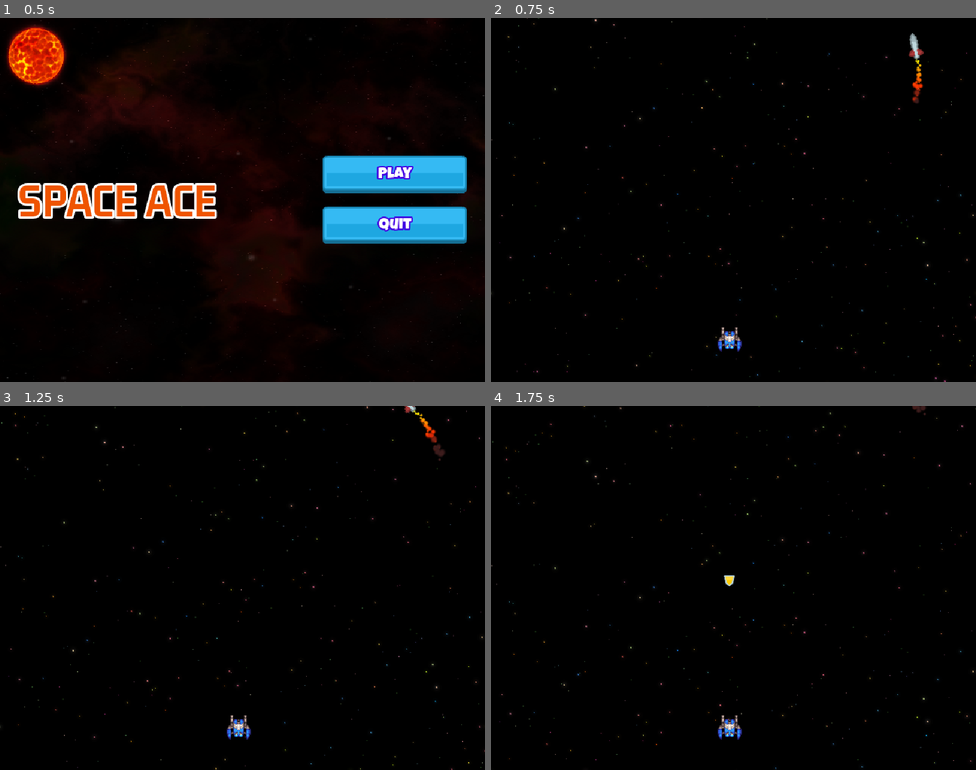
Above: before the commit, frames 1-4 (two rows, left to right).
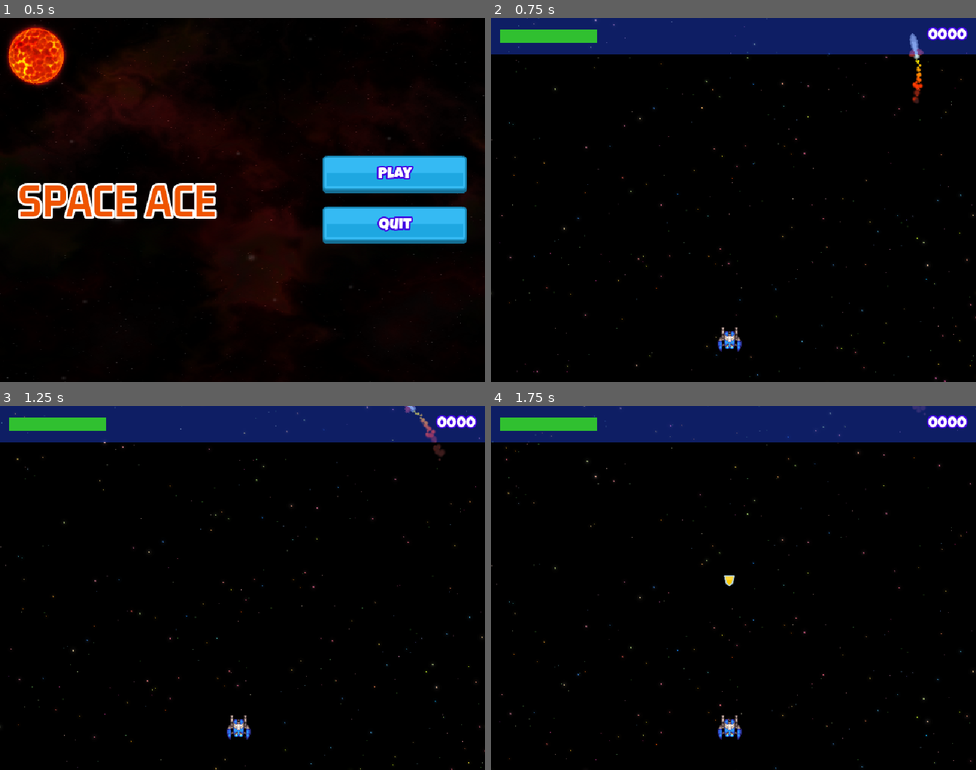
Above: after the commit, the same moments.

Repository: Mathorga/godot_training
Game: Godot game, scene res://Scenes/Main/Main.tscn
The game is run twice, just before and just after one commit, with the same random seed, the same clock (stepped at 60 frames per second) and the same inputs.
Inputs:
- Up to frame 1 (0.5 s): no input
- Up to frame 2 (0.75 s): click "Play" at 0.5 s
- Up to frame 3 (1.25 s): no input
- Up to frame 4 (1.75 s): tap Space (shoot) at 1.35 s

Frame 1 is identical in both runs. In frame 2, 10% of the frame differs, in the area x 0-100%, y 0-10%; in frame 3, 10%; in frame 4, 10%.

Commit message:
Added game ui to space ace

Diff:
--- a/space_ace_starter/Scenes/Level/Level.tscn
+++ b/space_ace_starter/Scenes/Level/Level.tscn
@@ -3,6 +3,7 @@
 [ext_resource type="PackedScene" uid="uid://cdf2n2vvpqpq3" path="res://Scenes/LevelBg/LevelBg.tscn" id="1_3hkb6"]
 [ext_resource type="Script" uid="uid://cfg0laawr4kld" path="res://Scenes/Level/level.gd" id="1_ksici"]
 [ext_resource type="PackedScene" uid="uid://cj6s025qtrnja" path="res://Scenes/ShakeCam/ShakeCam.tscn" id="2_4dwx7"]
+[ext_resource type="PackedScene" uid="uid://dkt2afsntfbnr" path="res://Scenes/game_ui/game_ui.tscn" id="2_t3e81"]
 [ext_resource type="PackedScene" uid="uid://cs7twesq7bmwk" path="res://Scenes/Player/Player.tscn" id="3_4dwx7"]
 [ext_resource type="PackedScene" uid="uid://c8pkpg6y6ly4y" path="res://Scenes/ObjectMaker/ObjectMaker.tscn" id="4_k2uda"]
 [ext_resource type="AudioStream" uid="uid://t0l7khnjnye0" path="res://assets/sounds/loops/Mercury.wav" id="5_ksici"]
@@ -22,6 +23,10 @@
 grow_vertical = 2
 color = Color(0, 0, 0, 1)
 
+[node name="CanvasLayer2" type="CanvasLayer" parent="." unique_id=2124381556]
+
+[node name="GameUI" parent="CanvasLayer2" unique_id=474189672 instance=ExtResource("2_t3e81")]
+
 [node name="ShakeCam" parent="." unique_id=2078553448 instance=ExtResource("2_4dwx7")]
 
 [node name="LevelBg" parent="." unique_id=1808205886 instance=ExtResource("1_3hkb6")]
--- /dev/null
+++ b/space_ace_starter/Scenes/game_ui/game_ui.gd
@@ -0,0 +1,2 @@
+extends Control
+class_name GameUI
--- /dev/null
+++ b/space_ace_starter/Scenes/game_ui/game_ui.tscn
@@ -0,0 +1,44 @@
+[gd_scene format=3 uid="uid://dkt2afsntfbnr"]
+
+[ext_resource type="Script" uid="uid://b6kul3csf45eb" path="res://Scenes/game_ui/game_ui.gd" id="1_8ltpb"]
+[ext_resource type="PackedScene" uid="uid://bsqakaocrbhfg" path="res://Scenes/health_bar/health_bar.tscn" id="1_rrrjh"]
+[ext_resource type="LabelSettings" uid="uid://ctiuth450uu0k" path="res://Resources/ui_button_label_settings.tres" id="2_rrrjh"]
+
+[node name="GameUI" type="Control" unique_id=474189672]
+layout_mode = 3
+anchors_preset = 15
+anchor_right = 1.0
+anchor_bottom = 1.0
+grow_horizontal = 2
+grow_vertical = 2
+script = ExtResource("1_8ltpb")
+
+[node name="ColorRect" type="ColorRect" parent="." unique_id=1330653303]
+custom_minimum_size = Vector2(0, 48)
+layout_mode = 1
+anchors_preset = 10
+anchor_right = 1.0
+grow_horizontal = 2
+color = Color(0.13725491, 0.29803923, 1, 0.39215687)
+
+[node name="MarginContainer" type="MarginContainer" parent="ColorRect" unique_id=791758501]
+layout_mode = 1
+anchors_preset = 15
+anchor_right = 1.0
+anchor_bottom = 1.0
+grow_horizontal = 2
+grow_vertical = 2
+theme_override_constants/margin_left = 12
+theme_override_constants/margin_right = 12
+
+[node name="HealthBar" parent="ColorRect/MarginContainer" unique_id=1205879507 instance=ExtResource("1_rrrjh")]
+custom_minimum_size = Vector2(128, 18)
+layout_mode = 2
+size_flags_horizontal = 0
+size_flags_vertical = 4
+
+[node name="ScoreLabel" type="Label" parent="ColorRect/MarginContainer" unique_id=1670931249]
+layout_mode = 2
+size_flags_horizontal = 8
+text = "0000"
+label_settings = ExtResource("2_rrrjh")
--- /dev/null
+++ b/space_ace_starter/Scenes/health_bar/health_bar.gd
@@ -0,0 +1,39 @@
+extends TextureProgressBar
+class_name HealthBar
+
+const COLOR_LOW: Color = Color("#CC0000")
+const COLOR_MID: Color = Color("#FF9900")
+const COLOR_HIGH: Color = Color("#33CC33")
+
+signal died
+
+@export var level_low: int = 30
+@export var level_mid: int = 65
+@export var start_health: int = 100
+@export var max_health: int = 100
+
+# Called when the node enters the scene tree for the first time.
+func _ready() -> void:
+	min_value = 0.0
+	max_value = max_health
+	value = start_health
+	set_color()
+
+func set_color() -> void:
+	if value < level_low:
+		tint_progress = COLOR_LOW
+		return
+
+	if value < level_mid:
+		tint_progress = COLOR_MID
+		return
+
+	tint_progress = COLOR_HIGH
+
+func update_value(val: int) -> void:
+	value += val
+
+	if value <= 0.0:
+		died.emit()
+
+	set_color()
--- /dev/null
+++ b/space_ace_starter/Scenes/health_bar/health_bar.tscn
@@ -0,0 +1,14 @@
+[gd_scene format=3 uid="uid://bsqakaocrbhfg"]
+
+[ext_resource type="Texture2D" uid="uid://dew6h5ci3lnpk" path="res://assets/ui/square_shadow.png" id="1_q51lc"]
+[ext_resource type="Texture2D" uid="uid://bguk5hv0msnqt" path="res://assets/ui/progress_ph.png" id="2_adodc"]
+[ext_resource type="Script" uid="uid://4isvuimaeh40" path="res://Scenes/health_bar/health_bar.gd" id="3_adodc"]
+
+[node name="HealthBar" type="TextureProgressBar" unique_id=1205879507]
+offset_right = 48.0
+offset_bottom = 48.0
+value = 50.0
+nine_patch_stretch = true
+texture_under = ExtResource("1_q51lc")
+texture_progress = ExtResource("2_adodc")
+script = ExtResource("3_adodc")
Not shown, added: space_ace_starter/Scenes/game_ui/game_ui.gd.uid
Not shown, added: space_ace_starter/Scenes/health_bar/health_bar.gd.uid
